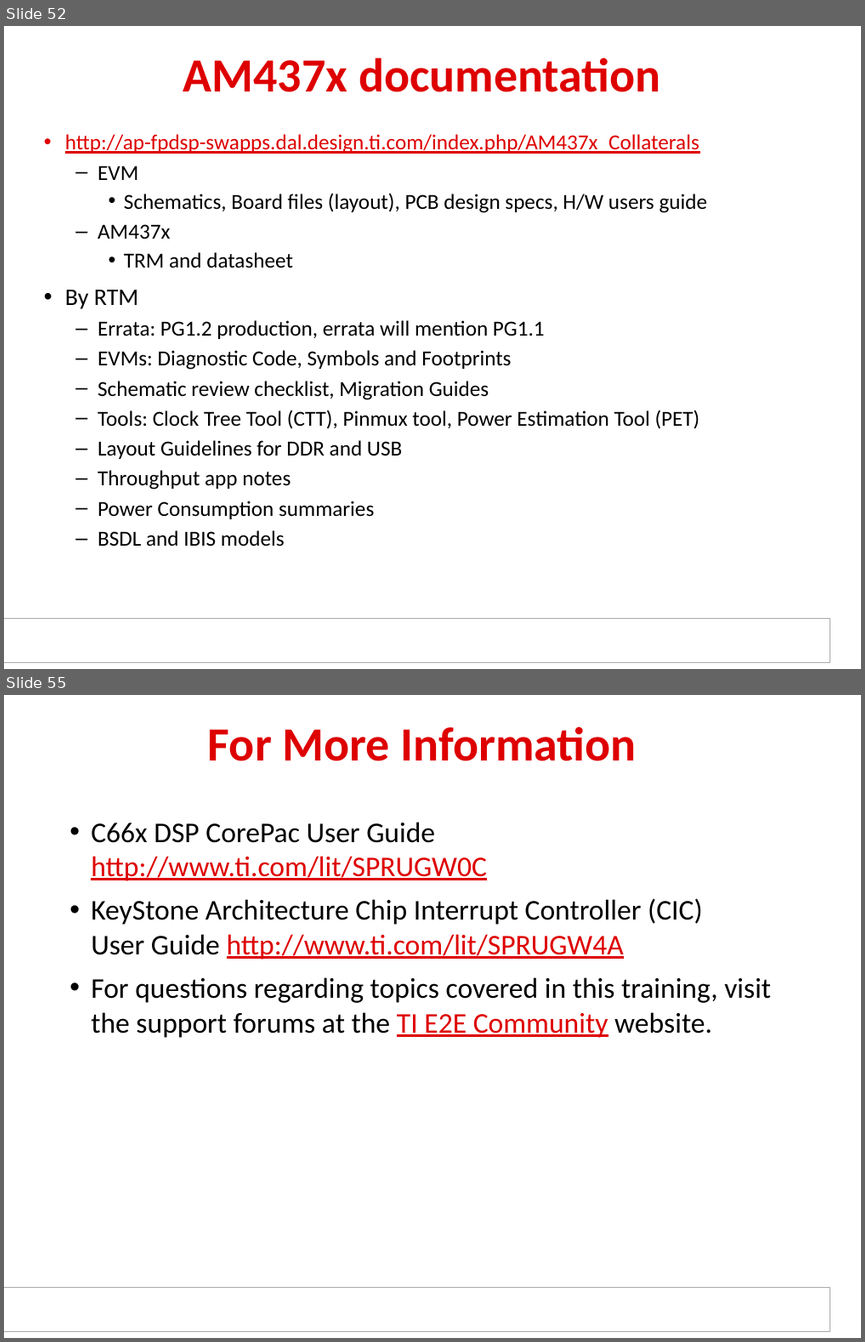
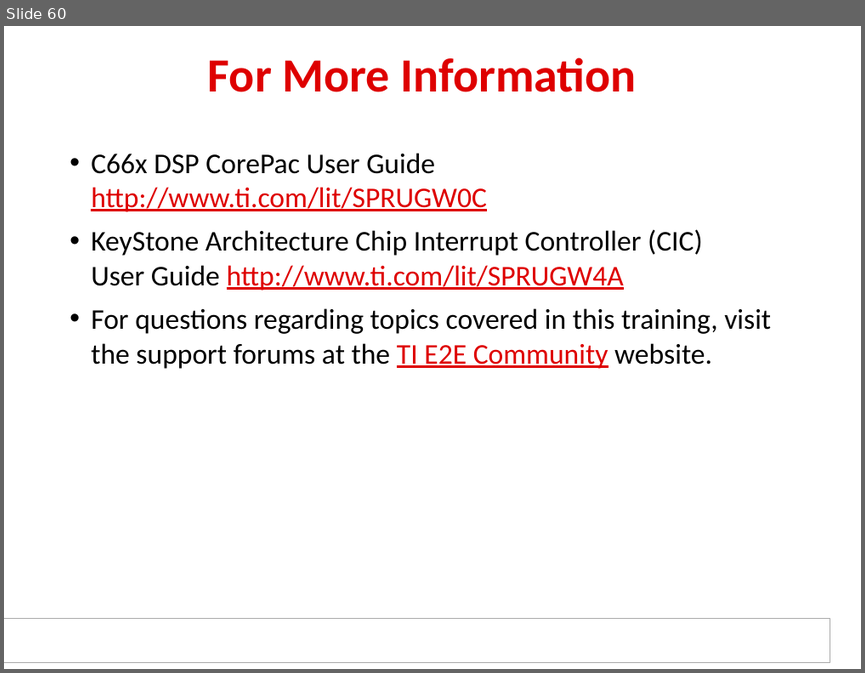
Before and after one commit to hari1989/keystone-workshop, a slide deck: preliminary/Working/presentations/Sitara/Ran_sitara_boot_camp_am437x_technical_overview_final.pptx. Shown one above the other, each under a label of ours: slides 52 and 55 before the commit, slide 60 after it; the slides between them are not shown. The pictures are 865x1342 and 865x673 pixels, drawn with LibreOffice and Linux fonts; fonts in the diff are those of the drawing; background and template pictures are left out. Boxes give left, top, right and bottom in pixels: in the first picture for what was removed or moved away, otherwise in the second. Text is boxed around its words. In the diff, an @@ line names an element or a change of style, - is before the commit and + after.

```diff
--- a/preliminary/Working/presentations/Sitara/Ran_sitara_boot_camp_am437x_technical_overview_final.pptx
+++ b/preliminary/Working/presentations/Sitara/Ran_sitara_boot_camp_am437x_technical_overview_final.pptx
@@ slide 52 removed at bbox=[4, 26, 861, 669], background #FFFFFF; not listed: 2 template elements that a slide beside it also shows @@
@@ title removed at bbox=[183, 57, 661, 92] @@
-AM437x documentation
@@ text removed at bbox=[65, 134, 708, 546] @@
-• http://ap-fpdsp-swapps.dal.design.ti.com/index.php/AM437x_Collaterals
-  – EVM
-    • Schematics, Board files (layout), PCB design specs, H/W users guide
-  – AM437x
-    • TRM and datasheet
-• By RTM
-  – Errata: PG1.2 production, errata will mention PG1.1
-  – EVMs: Diagnostic Code, Symbols and Footprints
-  – Schematic review checklist, Migration Guides
-  – Tools: Clock Tree Tool (CTT), Pinmux tool, Power Estimation Tool (PET)
-  – Layout Guidelines for DDR and USB
-  – Throughput app notes
-  – Power Consumption summaries
-  – BSDL and IBIS models
@@ what was slide 55 is now slide 60 @@
```
Also in this commit, not shown: 1 slide changed, 12 slides added, 6 other slides removed.
